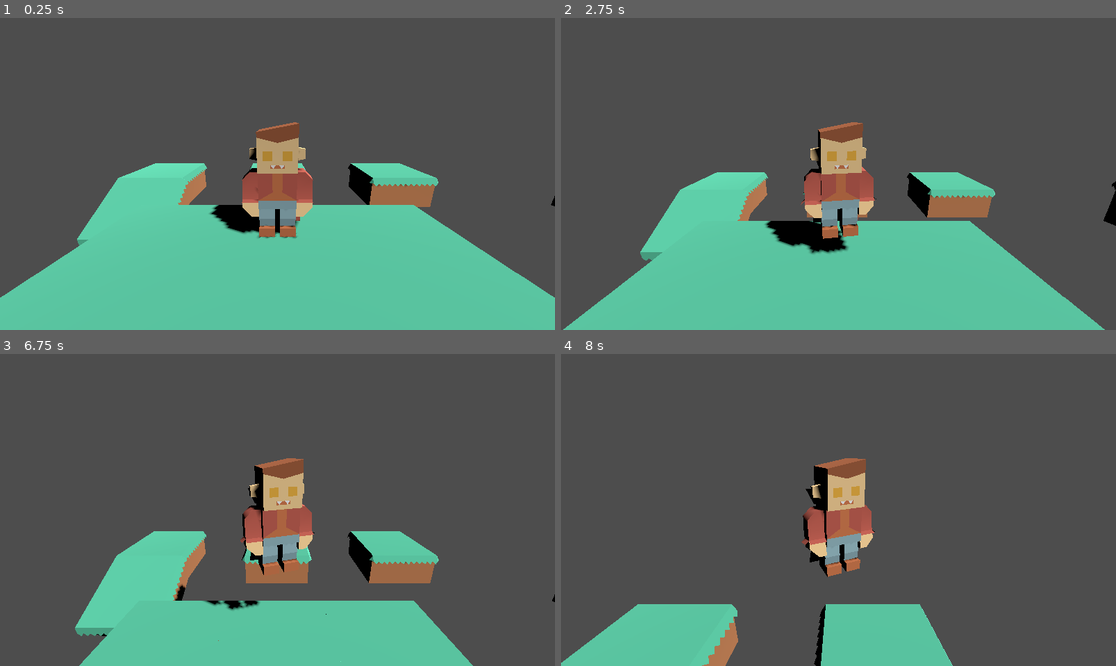
Above: before the commit, frames 1-4 (two rows, left to right).
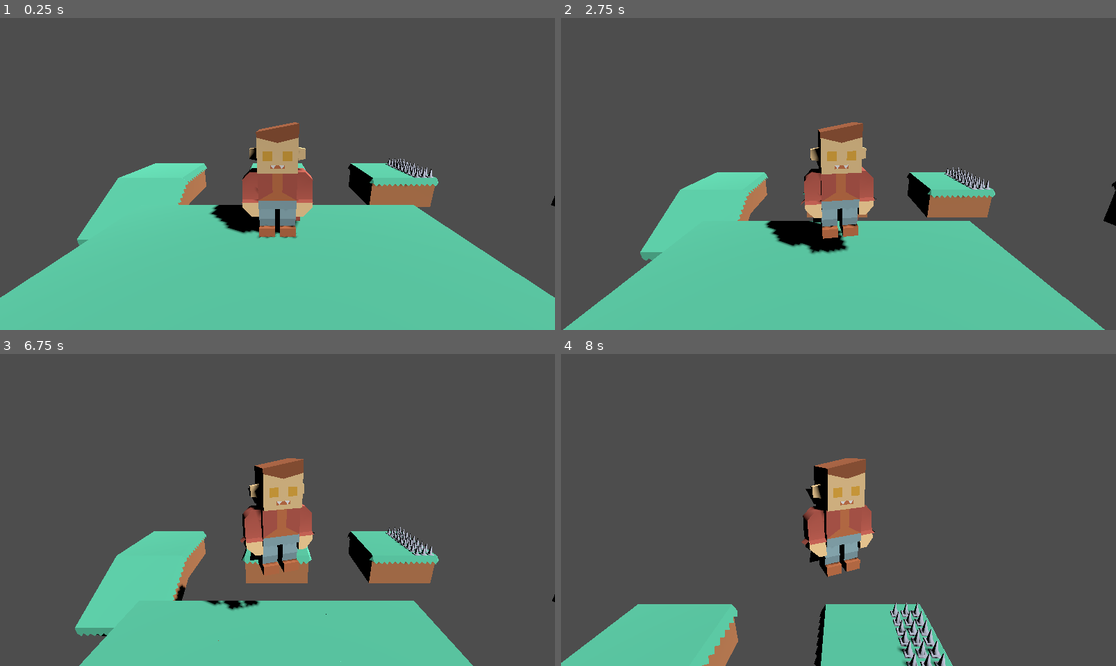
Above: after the commit, the same moments.

Repository: IsaacRF/test-platformer-3d
Game: Godot game, scene res://Levels/Level1.tscn
The game is run twice, just before and just after one commit, with the same random seed, the same clock (stepped at 60 frames per second) and the same inputs.
Inputs:
- Up to frame 1 (0.25 s): no input
- Up to frame 2 (2.75 s): tap Enter at 0.5 s; hold D (move_right) 0.53-1.28 s; hold Space (jump) 0.53-1.28 s; hold S (move_backward) 1.28-2.03 s; tap Space (jump) at 1.35, 1.52, 1.82 s; hold D (move_right) from 2.03 s (still down); hold Space (jump) from 2.03 s (still down)
- Up to frame 3 (6.75 s): release D (move_right) at 2.78 s; release Space (jump) at 2.78 s; hold W (move_forward) 2.78-3.53 s; tap Space (jump) at 2.85, 3.02, 3.32, 4.35, 4.52, 4.82, 5.85, 6.02, 6.32 s; hold Space (jump) 3.53-4.28 s; hold A (move_left) 3.53-5.03 s; hold S (move_backward) 5.03-5.78 s; hold Space (jump) 5.03-5.78 s; hold D (move_right) 5.78-6.53 s; hold W (move_forward) from 6.53 s (still down); hold Space (jump) from 6.53 s (still down)
- Up to frame 4 (8 s): release W (move_forward) at 7.28 s; release Space (jump) at 7.28 s; hold D (move_right) from 7.28 s (still down); tap Space (jump) at 7.35, 7.52, 7.82 s

The runs differ from the first frame. In frame 1, 0.2% of the frame differs, in the area x 69-79%, y 44-52%; in frame 2, 0.3%; in frame 3, 0.3%; in frame 4, 1.0%, in the area x 59-70%, y 79-100%.

Commit message:
Add jump sounds and spike hazards

Diff:
--- /dev/null
+++ b/Hazards/Spikes.tscn
@@ -0,0 +1,18 @@
+[gd_scene load_steps=4 format=3 uid="uid://cswrxwyowmy54"]
+
+[ext_resource type="ArrayMesh" uid="uid://ckhit4w6oius4" path="res://Assets/Models/spikesLarge.obj" id="1_v172m"]
+[ext_resource type="PackedScene" uid="uid://bssf3miyaxa02" path="res://Hazards/DeathArea.tscn" id="2_th5k0"]
+
+[sub_resource type="BoxShape3D" id="BoxShape3D_tdtju"]
+size = Vector3(0.5354, 0.217773, 0.496948)
+
+[node name="Spikes" type="MeshInstance3D"]
+transform = Transform3D(1, 0, 0, 0, 1, 0, 0, 0, 1, 4.10853, 0.005005, -3.92515)
+mesh = ExtResource("1_v172m")
+
+[node name="DeathArea2" parent="." instance=ExtResource("2_th5k0")]
+transform = Transform3D(1, 0, 0, 0, 1, 0, 0, 0, 1, 0.124396, 0, -0.13152)
+
+[node name="CollisionShape3D" type="CollisionShape3D" parent="DeathArea2"]
+transform = Transform3D(1, 0, 0, 0, 1, 0, 0, 0, 1, -0.11731, 0.108887, 0.134216)
+shape = SubResource("BoxShape3D_tdtju")
--- a/Levels/Level1.tscn
+++ b/Levels/Level1.tscn
@@ -1,8 +1,9 @@
-[gd_scene load_steps=5 format=3 uid="uid://dfvna3ixit663"]
+[gd_scene load_steps=6 format=3 uid="uid://dfvna3ixit663"]
 
 [ext_resource type="PackedScene" uid="uid://d2do5kemgc8ee" path="res://Platforms/PlatformLarge.tscn" id="1_2i5le"]
 [ext_resource type="PackedScene" uid="uid://jqvufylajied" path="res://Player/Player.tscn" id="2_p81fo"]
 [ext_resource type="PackedScene" uid="uid://bssf3miyaxa02" path="res://Hazards/DeathArea.tscn" id="3_ni36n"]
+[ext_resource type="PackedScene" uid="uid://cswrxwyowmy54" path="res://Hazards/Spikes.tscn" id="4_e8nsp"]
 
 [sub_resource type="BoxShape3D" id="BoxShape3D_ayh7b"]
 size = Vector3(25, 4, 29)
@@ -54,9 +55,18 @@
 transform = Transform3D(-0.444334, 0.739847, 0.505167, -0.196032, -0.630521, 0.751009, 0.87415, 0.23467, 0.425195, 0.0528512, 5.63754, 0)
 shadow_enabled = true
 
-[node name="DeathArea" parent="." instance=ExtResource("3_ni36n")]
+[node name="Void" parent="." instance=ExtResource("3_ni36n")]
 transform = Transform3D(1, 0, 0, 0, 1, 0, 0, 0, 1, -4.02034, 0, 0.151889)
 
-[node name="CollisionShape3D" type="CollisionShape3D" parent="DeathArea"]
+[node name="CollisionShape3D" type="CollisionShape3D" parent="Void"]
 transform = Transform3D(1, 0, 0, 0, 1, 0, 0, 0, 1, 4, -5.00685, 0)
 shape = SubResource("BoxShape3D_ayh7b")
+
+[node name="Spikes" parent="." instance=ExtResource("4_e8nsp")]
+transform = Transform3D(1, 0, 0, 0, 1, 0, 0, 0, 1, 4.60646, 0.005005, -4.51434)
+
+[node name="Spikes2" parent="." instance=ExtResource("4_e8nsp")]
+transform = Transform3D(1, 0, 0, 0, 1, 0, 0, 0, 1, 4.60646, 0.005005, -3.89861)
+
+[node name="Spikes3" parent="." instance=ExtResource("4_e8nsp")]
+transform = Transform3D(1, 0, 0, 0, 1, 0, 0, 0, 1, 4.60646, 0.005005, -3.2737)
--- a/Player/Player.gd
+++ b/Player/Player.gd
@@ -9,8 +9,11 @@
 
 var facing_angle : float
 
+var is_dead : bool = false
+
 @onready var model = $Model
 @onready var death_sfx = $DeathSFX
+@onready var jump_sfx = $JumpSFX
 @onready var animation_player = $AnimationPlayer
 @onready var camera_follow = $CameraFollow
 @onready var collision_shape_3d = $CollisionShape3D
@@ -23,6 +26,7 @@
 		velocity.y -= gravity * delta
 
 	if Input.is_action_pressed("jump") && is_on_floor():
+		jump_sfx.play()
 		velocity.y = jump_force
 
 	if input.length() > 0:
@@ -39,6 +43,7 @@
 		model.rotation.y = lerp_angle(model.rotation.y, facing_angle, rotation_speed)
 
 func game_over():
+	is_dead = true
 	collision_shape_3d.set_deferred("disabled", true)
 	animation_player.play("Death")
 	death_sfx.play()
--- a/Player/Player.tscn
+++ b/Player/Player.tscn
@@ -1,8 +1,9 @@
-[gd_scene load_steps=8 format=3 uid="uid://jqvufylajied"]
+[gd_scene load_steps=9 format=3 uid="uid://jqvufylajied"]
 
 [ext_resource type="Script" path="res://Player/Player.gd" id="1_3f3x6"]
 [ext_resource type="ArrayMesh" uid="uid://gjuyfsvj5gs0" path="res://Assets/Models/characterVampire.obj" id="1_pv2g0"]
 [ext_resource type="AudioStream" uid="uid://cesq424vl0eem" path="res://Sound/SFX/Death.ogg" id="3_wwhho"]
+[ext_resource type="AudioStream" uid="uid://3vhqx2ccx8be" path="res://Sound/SFX/Jump.mp3" id="4_lg4ii"]
 
 [sub_resource type="CapsuleShape3D" id="CapsuleShape3D_q3auj"]
 radius = 0.3
@@ -84,3 +85,7 @@
 
 [node name="DeathSFX" type="AudioStreamPlayer" parent="."]
 stream = ExtResource("3_wwhho")
+
+[node name="JumpSFX" type="AudioStreamPlayer" parent="."]
+stream = ExtResource("4_lg4ii")
+volume_db = -12.0
